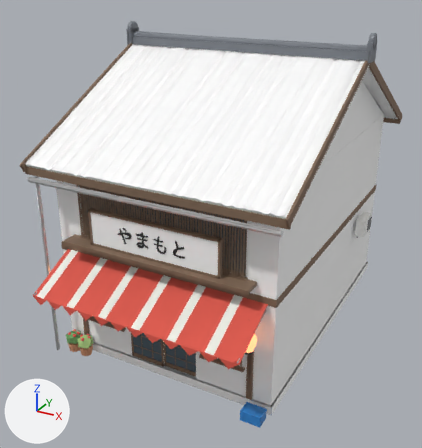
What one commit did to the glTF model uminagi-assets/glb/shop_izakaya.glb.
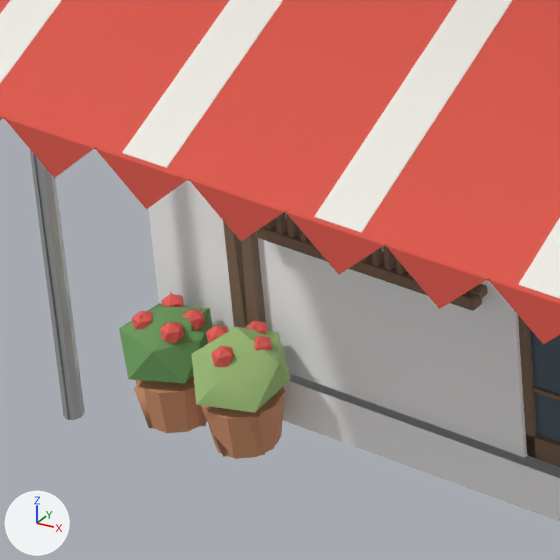
Old and new are each drawn whole from a 50 mm lens placed at (7.58, -15.52, 10.42), pointed at (-0.32, -1.16, 3.24) and again close up on the part from 11% to 33% of the width and 63% to 83% of the height. The axes (+X, +Y, +Z) are drawn at lower left. The lights are the same throughout. The older version's two pictures come first. Where no turn or scale is listed for an object, it has been applied to the vertices. Vertices at exactly the same position are counted once.

Objects in the first close-up: 'shop_izakaya_body', 'shop_izakaya_lod1'.
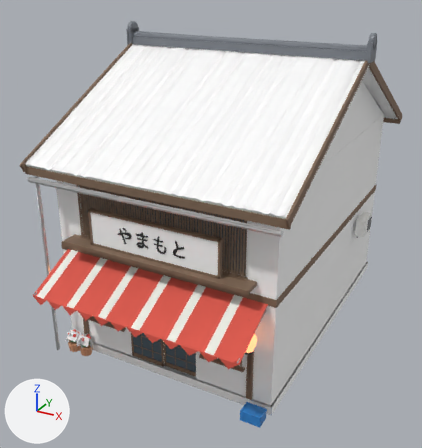
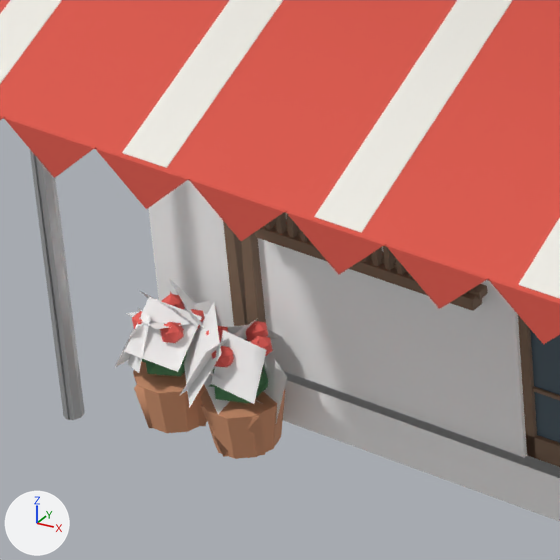
Boxes [x1, y1, x2, y2] around the edits, measured in the close-ups (560 x 560 px; the box of a moved part takes in the faces that stretch with it):
part 1 of me_shop_izakaya_body, moved or reshaped
    before: [192, 358, 291, 413]
    after: [213, 365, 268, 404]
part 2 of me_shop_izakaya_body, reshaped
    after: [118, 279, 283, 414]
part 3 of me_shop_izakaya_body, recoloured
    before: [119, 303, 213, 383]
    after: [146, 334, 195, 376]
part 4 of me_shop_izakaya_lod1, rebuilt
    before: [154, 306, 212, 383]
    after: [140, 291, 195, 326]
part 5 of me_shop_izakaya_lod1, moved or reshaped (mostly hidden afterwards)
    before: [192, 327, 291, 412]
    after: [115, 291, 287, 423]

The change, as a diff of the scene's bpy script:
```diff
--- a/uminagi-assets/glb/shop_izakaya.glb.py
+++ b/uminagi-assets/glb/shop_izakaya.glb.py
@@ mat_leaf_dark @@
+mat_leaf_dark = principled_material('leaf_dark')
+mat_leaf_dark.base_color = (0.07, 0.22, 0.09)  # green #4b8155
+mat_leaf_dark.roughness = 0.85
@@ mat_shrub_card @@
+mat_shrub_card = principled_material('shrub_card')
+mat_shrub_card.base_color = (1.0, 1.0, 1.0)  # white #ffffff
+mat_shrub_card.roughness = 0.8
@@ me_shop_izakaya_body @@
 # used by ob_shop_izakaya_body; location = (0.0, -0.379, 4.45)
-me_shop_izakaya_body.from_pydata(...)  # 5132 vertices, 8922 faces; spans x -3.78..3.78, y -5.63..5.63, z -4.45..4.45
+me_shop_izakaya_body.from_pydata(...)  # 5188 vertices, 8950 faces; spans x -3.78..3.78, y -5.63..5.63, z -4.45..4.45
+# me_shop_izakaya_body part 1: the loose piece of 12 vertices spanning x -2.72..-2.28, y -4.61..-4.15, z -4.19..-3.81 is scaled about its middle by 0.583, then moved by (-0.01, 0.0, -0.07), in mat_leaf_dark (green #4b8155)
+# me_shop_izakaya_body part 2
+# 12 vertices move from x -3.16..-2.75, y -4.61..-4.16, z -4.2..-3.84 to x -3.07..-2.84, y -4.51..-4.25, z -4.19..-3.98
+# 56 vertices are added at x -3.18..-2.24, y -4.63..-4.06, z -4.32..-3.77
+# 28 new faces join them, mat_shrub_card (white #ffffff)
+# me_shop_izakaya_body part 3: 20 faces spanning x -3.07..-2.84, y -4.51..-4.25, z -4.19..-3.98 switch from mat_leaf (green #6fa261) to mat_leaf_dark (green #4b8155)
 me_shop_izakaya_body.materials.append(mat_concrete)
@@ me_shop_izakaya_body @@
 me_shop_izakaya_body.materials.append(mat_flower_red)
-me_shop_izakaya_body.materials.append(mat_leaf_light)  # green #a2c47c
+me_shop_izakaya_body.materials.append(mat_shrub_card)  # white #ffffff
@@ me_shop_izakaya_lod1 @@
 # used by ob_shop_izakaya_lod1; location = (0.0, -0.374, 4.457)
-me_shop_izakaya_lod1.from_pydata(...)  # 1986 vertices, 2475 faces; spans x -3.78..3.78, y -5.63..5.63, z -4.46..4.46
+me_shop_izakaya_lod1.from_pydata(...)  # 2006 vertices, 2484 faces; spans x -3.78..3.78, y -5.63..5.63, z -4.46..4.46
+# me_shop_izakaya_lod1 part 4: the loose piece of 10 vertices spanning x -3.16..-2.76, y -4.61..-4.17, z -4.18..-3.87 is rebuilt with 4 vertices and now spans x -3.18..-2.71, y -4.45..-4.15, z -4.15..-3.78, in mat_shrub_card (white #ffffff)
+# me_shop_izakaya_lod1 part 5: 8 vertices moved from x -2.68..3.66, y -5.61..4.8, z -3.43..-0.31 to x -2.92..3.66, y -4.27..4.8, z -3.43..0.59; 169 vertices removed from x -3.75..3.7, y -4.68..5.47, z -4.23..3.89; 222 vertices added at x -3.75..3.7, y -4.68..5.47, z -4.32..4.0
+# other edits to the shape of me_shop_izakaya_lod1 do not show in these pictures
 me_shop_izakaya_lod1.materials.append(mat_concrete)
@@ me_shop_izakaya_lod1 @@
 me_shop_izakaya_lod1.materials.append(mat_soil)
-me_shop_izakaya_lod1.materials.append(mat_leaf)  # green #6fa261
 me_shop_izakaya_lod1.materials.append(mat_flower_red)
-me_shop_izakaya_lod1.materials.append(mat_leaf_light)  # green #a2c47c
+me_shop_izakaya_lod1.materials.append(mat_leaf_dark)  # green #4b8155
+me_shop_izakaya_lod1.materials.append(mat_shrub_card)  # white #ffffff
```
